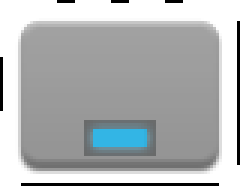
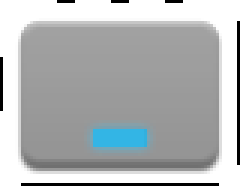
Revision of a layered 240×186 image; what changed, layer by layer:
removed layer "Pasted Layer #2" over [84, 120, 156, 156]
removed layer "Layer" (was 14%) over [84, 120, 156, 156]
added layer "Pasted Layer #1" above "Pasted Layer" over [84, 120, 156, 156]
showed "Pasted Layer", moved it above "btn_keyboard_key_normal_on_ics_dark.9.png", painted on it over [84, 120, 156, 156]
added layer "btn_keyboard_key_pressed_off_klp_dark.9.png" above "dotdash_shift_off.9.png" over [84, 120, 156, 156]
renamed "dotdash_shift_on_pressed.9.png" to "dotdash_shift_off.9.png", hid it, moved it above "Layer", painted on it over [84, 120, 156, 156]
renamed "Pasted Layer #1" to "Layer", hid it, painted on it over [84, 120, 156, 156]
